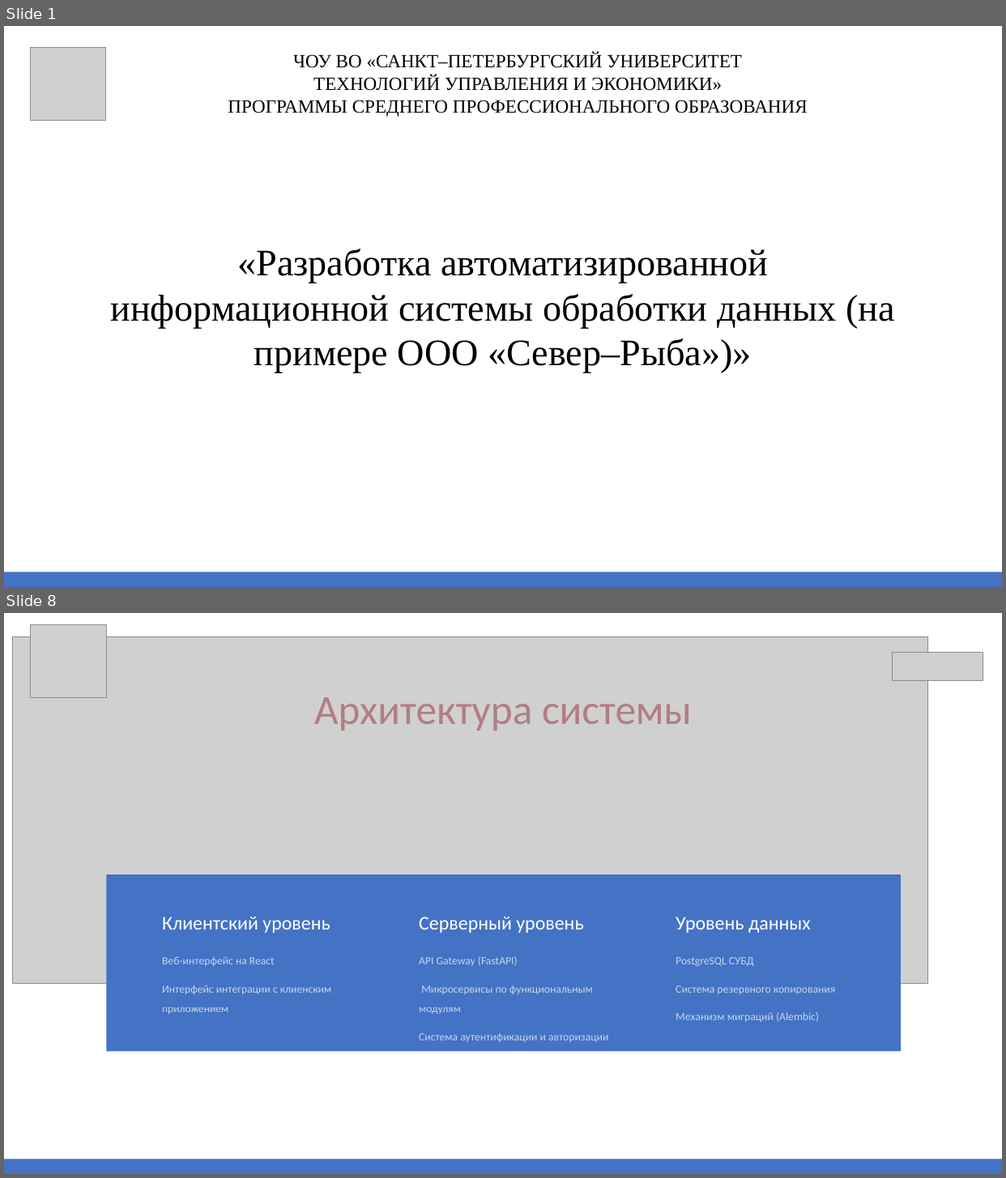
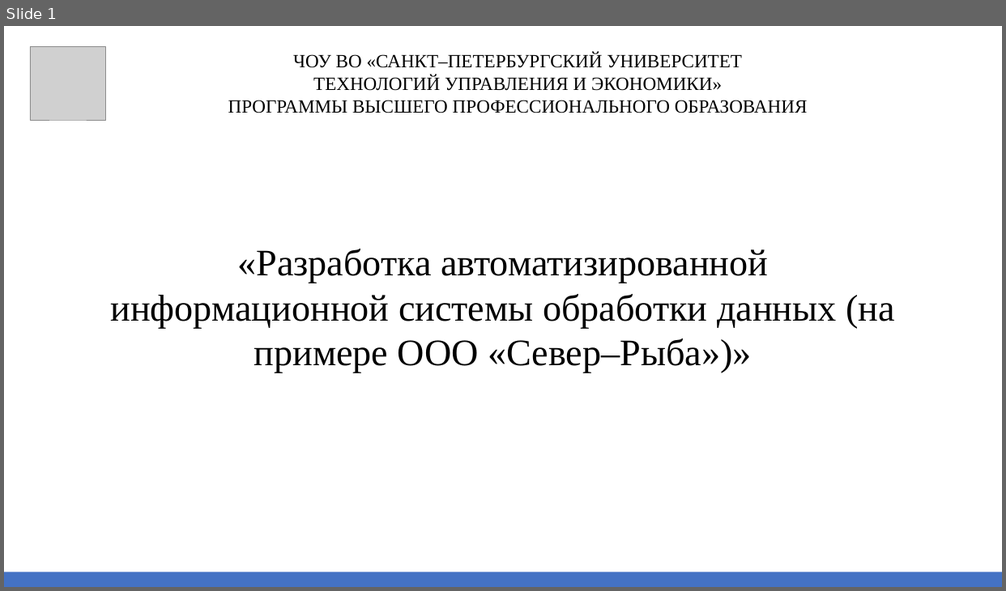
Before and after one commit to katarymba/preza, a slide deck: Презентация.pptx. Shown one above the other, each under a label of ours: slides 1 and 8 before the commit, slide 1 after it; the slides between them are not shown. The pictures are 1006x1178 and 1006x591 pixels, drawn with LibreOffice and Linux fonts; fonts in the diff are those of the drawing; grey boxes stand for pictures. Boxes give left, top, right and bottom in pixels: in the first picture for what was removed or moved away, otherwise in the second. Text is boxed around its words. In the diff, an @@ line names an element or a change of style, - is before the commit and + after.

```diff
--- a/Презентация.pptx
+++ b/Презентация.pptx
@@ slide 8 removed at box(4, 613, 1002, 1174), background #FFFFFF; not listed: 1 template element that a slide beside it also shows @@
@@ picture removed at box(12, 636, 927, 982) @@
@@ picture removed at box(31, 624, 106, 698) @@
@@ picture removed at box(892, 652, 982, 680) @@
@@ text removed at box(314, 697, 692, 730) @@
-Архитектура системы
@@ rectangle removed at box(106, 875, 901, 1051) @@
@@ text removed at box(162, 917, 330, 933) @@
-Клиентский уровень
@@ text removed at box(419, 917, 583, 933) @@
-Серверный уровень
@@ text removed at box(675, 917, 811, 933) @@
-Уровень данных
@@ text removed at box(162, 957, 331, 1014) @@
-Веб-интерфейс на React
-Интерфейс интеграции с клиенским приложением
@@ text removed at box(419, 956, 608, 1042) @@
-API Gateway (FastAPI)
-Микросервисы по функциональным модулям
-Система аутентификации и авторизации
@@ text removed at box(675, 957, 835, 1022) @@
-PostgreSQL СУБД
-Система резервного копирования
-Механизм миграций (Alembic)
@@ slide 1 changed as well @@
@@ text at box(228, 100, 808, 113): text changed @@
-ПРОГРАММЫ СРЕДНЕГО ПРОФЕССИОНАЛЬНОГО ОБРАЗОВАНИЯ
+ПРОГРАММЫ ВЫСШЕГО ПРОФЕССИОНАЛЬНОГО ОБРАЗОВАНИЯ
```
Also in this commit, not shown: 5 other slides changed, 13 slides added, 6 other slides removed.
